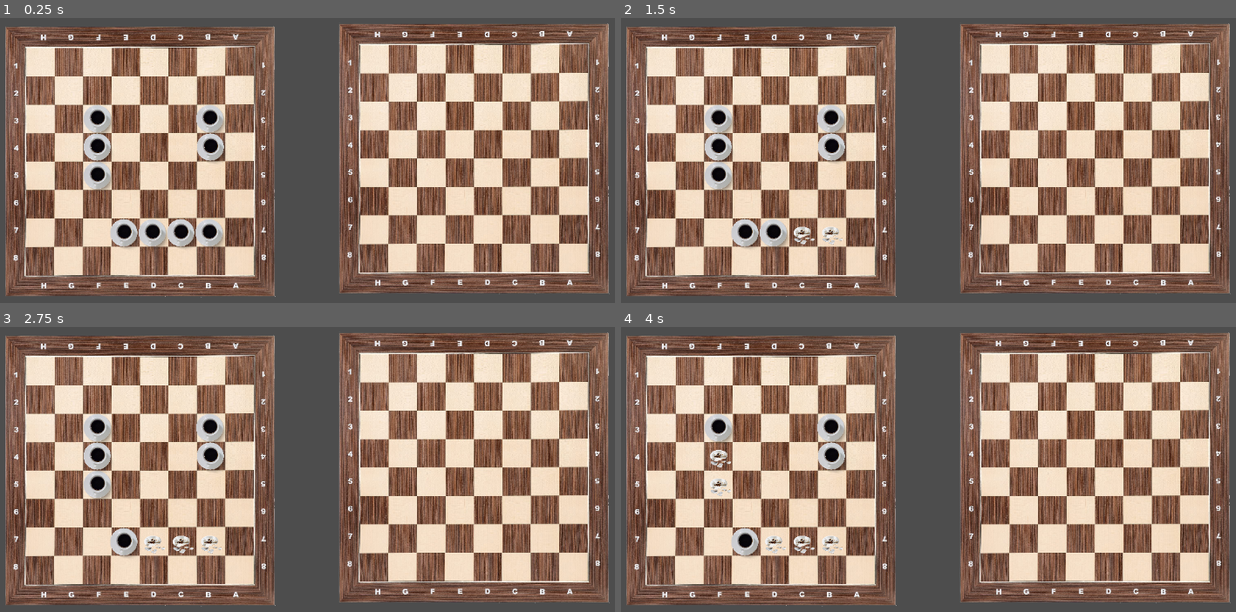
Above: before the commit, frames 1-4 (two rows, left to right).
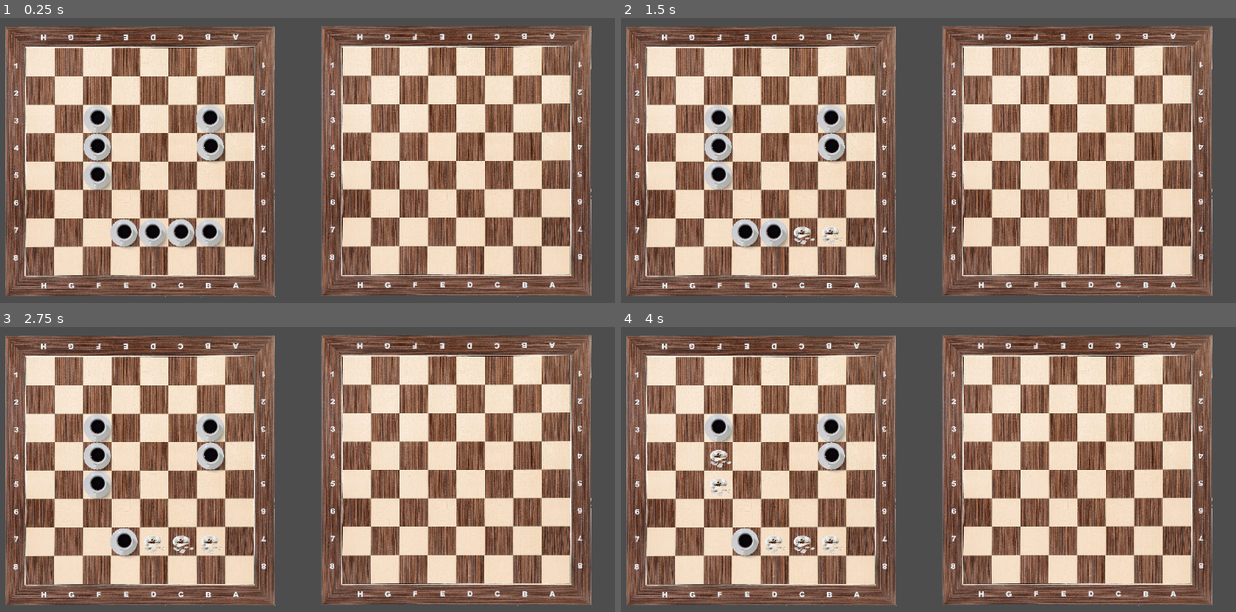
Above: after the commit, the same moments.

Repository: glaslan/battleship-prototype
Game: Godot game, scene res://main.tscn
The game is run twice, just before and just after one commit, with the same random seed, the same clock (stepped at 60 frames per second) and the same inputs.
Inputs (mouse positions are in pixels of both pictures, inside the frame that each line leads up to):
- Up to frame 1 (0.25 s): no input
- Up to frame 2 (1.5 s): tap Enter at 0.5 s; move the mouse to (830, 231) at 0.52 s; click (830, 231) at 0.67 s; tap Space at 1.25 s; move the mouse to (799, 231) at 1.27 s; click (799, 231) at 1.42 s
- Up to frame 3 (2.75 s): tap Enter at 2 s; move the mouse to (153, 540) at 2.02 s; click (153, 540) at 2.17 s
- Up to frame 4 (4 s): tap Space at 2.75 s; move the mouse to (719, 483) at 2.77 s; click (719, 483) at 2.92 s; tap Enter at 3.5 s; move the mouse to (719, 455) at 3.52 s; click (719, 455) at 3.67 s

The runs differ from the first frame. In frame 1, 32% of the frame differs, in the area x 52-100%, y 1-98%; in frame 2, 32%; in frame 3, 32%; in frame 4, 32%.

Commit message:
Add second board markers

Diff:
--- /dev/null
+++ b/project/board_op.tscn
@@ -0,0 +1,200 @@
+[gd_scene load_steps=3 format=3 uid="uid://dmdxl56mobfkq"]
+
+[ext_resource type="Texture2D" uid="uid://bl4nuyifmph0b" path="res://board.png" id="1_m24we"]
+[ext_resource type="PackedScene" uid="uid://dor7iup2d2636" path="res://clickable_marker.tscn" id="2_0cria"]
+
+[node name="BoardOp" type="Sprite2D"]
+scale = Vector2(0.33875, 0.33875)
+texture = ExtResource("1_m24we")
+
+[node name="ClickeableMarker" parent="." instance=ExtResource("2_0cria")]
+position = Vector2(-487.085, -484.133)
+
+[node name="ClickeableMarker2" parent="." instance=ExtResource("2_0cria")]
+position = Vector2(-348.339, -484.133)
+
+[node name="ClickeableMarker3" parent="." instance=ExtResource("2_0cria")]
+position = Vector2(-206.642, -484.133)
+
+[node name="ClickeableMarker4" parent="." instance=ExtResource("2_0cria")]
+position = Vector2(-67.8967, -487.085)
+
+[node name="ClickeableMarker5" parent="." instance=ExtResource("2_0cria")]
+position = Vector2(67.8967, -487.085)
+
+[node name="ClickeableMarker6" parent="." instance=ExtResource("2_0cria")]
+position = Vector2(209.594, -487.085)
+
+[node name="ClickeableMarker7" parent="." instance=ExtResource("2_0cria")]
+position = Vector2(348.34, -487.085)
+
+[node name="ClickeableMarker8" parent="." instance=ExtResource("2_0cria")]
+position = Vector2(487.085, -490.037)
+
+[node name="ClickeableMarker9" parent="." instance=ExtResource("2_0cria")]
+position = Vector2(-487.085, -345.387)
+
+[node name="ClickeableMarker10" parent="." instance=ExtResource("2_0cria")]
+position = Vector2(-348.339, -345.387)
+
+[node name="ClickeableMarker11" parent="." instance=ExtResource("2_0cria")]
+position = Vector2(-206.642, -345.387)
+
+[node name="ClickeableMarker12" parent="." instance=ExtResource("2_0cria")]
+position = Vector2(-67.8967, -348.339)
+
+[node name="ClickeableMarker13" parent="." instance=ExtResource("2_0cria")]
+position = Vector2(67.8967, -348.339)
+
+[node name="ClickeableMarker14" parent="." instance=ExtResource("2_0cria")]
+position = Vector2(209.594, -348.339)
+
+[node name="ClickeableMarker15" parent="." instance=ExtResource("2_0cria")]
+position = Vector2(348.34, -348.339)
+
+[node name="ClickeableMarker16" parent="." instance=ExtResource("2_0cria")]
+position = Vector2(487.085, -351.292)
+
+[node name="ClickeableMarker17" parent="." instance=ExtResource("2_0cria")]
+position = Vector2(-487.085, -206.642)
+
+[node name="ClickeableMarker18" parent="." instance=ExtResource("2_0cria")]
+position = Vector2(-348.339, -206.642)
+
+[node name="ClickeableMarker19" parent="." instance=ExtResource("2_0cria")]
+position = Vector2(-206.642, -206.642)
+
+[node name="ClickeableMarker20" parent="." instance=ExtResource("2_0cria")]
+position = Vector2(-67.8967, -209.594)
+
+[node name="ClickeableMarker21" parent="." instance=ExtResource("2_0cria")]
+position = Vector2(67.8967, -209.594)
+
+[node name="ClickeableMarker22" parent="." instance=ExtResource("2_0cria")]
+position = Vector2(209.594, -209.594)
+
+[node name="ClickeableMarker23" parent="." instance=ExtResource("2_0cria")]
+position = Vector2(348.34, -209.594)
+
+[node name="ClickeableMarker24" parent="." instance=ExtResource("2_0cria")]
+position = Vector2(487.085, -212.546)
+
+[node name="ClickeableMarker25" parent="." instance=ExtResource("2_0cria")]
+position = Vector2(-487.085, -70.8484)
+
+[node name="ClickeableMarker26" parent="." instance=ExtResource("2_0cria")]
+position = Vector2(-348.339, -70.8483)
+
+[node name="ClickeableMarker27" parent="." instance=ExtResource("2_0cria")]
+position = Vector2(-206.642, -70.8484)
+
+[node name="ClickeableMarker28" parent="." instance=ExtResource("2_0cria")]
+position = Vector2(-67.8967, -73.8006)
+
+[node name="ClickeableMarker29" parent="." instance=ExtResource("2_0cria")]
+position = Vector2(67.8967, -73.8006)
+
+[node name="ClickeableMarker30" parent="." instance=ExtResource("2_0cria")]
+position = Vector2(209.594, -73.8006)
+
+[node name="ClickeableMarker31" parent="." instance=ExtResource("2_0cria")]
+position = Vector2(348.34, -73.8006)
+
+[node name="ClickeableMarker32" parent="." instance=ExtResource("2_0cria")]
+position = Vector2(487.085, -76.7528)
+
+[node name="ClickeableMarker33" parent="." instance=ExtResource("2_0cria")]
+position = Vector2(-487.085, 70.849)
+
+[node name="ClickeableMarker34" parent="." instance=ExtResource("2_0cria")]
+position = Vector2(-348.339, 70.8492)
+
+[node name="ClickeableMarker35" parent="." instance=ExtResource("2_0cria")]
+position = Vector2(-206.642, 70.849)
+
+[node name="ClickeableMarker36" parent="." instance=ExtResource("2_0cria")]
+position = Vector2(-67.8967, 67.8969)
+
+[node name="ClickeableMarker37" parent="." instance=ExtResource("2_0cria")]
+position = Vector2(67.8967, 67.8969)
+
+[node name="ClickeableMarker38" parent="." instance=ExtResource("2_0cria")]
+position = Vector2(209.594, 67.8968)
+
+[node name="ClickeableMarker39" parent="." instance=ExtResource("2_0cria")]
+position = Vector2(348.34, 67.8968)
+
+[node name="ClickeableMarker40" parent="." instance=ExtResource("2_0cria")]
+position = Vector2(487.085, 64.9447)
+
+[node name="ClickeableMarker41" parent="." instance=ExtResource("2_0cria")]
+position = Vector2(-487.085, 209.594)
+
+[node name="ClickeableMarker42" parent="." instance=ExtResource("2_0cria")]
+position = Vector2(-348.339, 209.595)
+
+[node name="ClickeableMarker43" parent="." instance=ExtResource("2_0cria")]
+position = Vector2(-206.642, 209.594)
+
+[node name="ClickeableMarker44" parent="." instance=ExtResource("2_0cria")]
+position = Vector2(-67.8967, 206.642)
+
+[node name="ClickeableMarker45" parent="." instance=ExtResource("2_0cria")]
+position = Vector2(67.8967, 206.642)
+
+[node name="ClickeableMarker46" parent="." instance=ExtResource("2_0cria")]
+position = Vector2(209.594, 206.642)
+
+[node name="ClickeableMarker47" parent="." instance=ExtResource("2_0cria")]
+position = Vector2(348.34, 206.642)
+
+[node name="ClickeableMarker48" parent="." instance=ExtResource("2_0cria")]
+position = Vector2(487.085, 203.69)
+
+[node name="ClickeableMarker49" parent="." instance=ExtResource("2_0cria")]
+position = Vector2(-487.085, 348.34)
+
+[node name="ClickeableMarker50" parent="." instance=ExtResource("2_0cria")]
+position = Vector2(-348.339, 348.34)
+
+[node name="ClickeableMarker51" parent="." instance=ExtResource("2_0cria")]
+position = Vector2(-206.642, 348.34)
+
+[node name="ClickeableMarker52" parent="." instance=ExtResource("2_0cria")]
+position = Vector2(-67.8967, 345.388)
+
+[node name="ClickeableMarker53" parent="." instance=ExtResource("2_0cria")]
+position = Vector2(67.8967, 345.388)
+
+[node name="ClickeableMarker54" parent="." instance=ExtResource("2_0cria")]
+position = Vector2(209.594, 345.388)
+
+[node name="ClickeableMarker55" parent="." instance=ExtResource("2_0cria")]
+position = Vector2(348.34, 345.388)
+
+[node name="ClickeableMarker56" parent="." instance=ExtResource("2_0cria")]
+position = Vector2(487.085, 342.435)
+
+[node name="ClickeableMarker57" parent="." instance=ExtResource("2_0cria")]
+position = Vector2(-484.133, 490.037)
+
+[node name="ClickeableMarker58" parent="." instance=ExtResource("2_0cria")]
+position = Vector2(-345.387, 490.037)
+
+[node name="ClickeableMarker59" parent="." instance=ExtResource("2_0cria")]
+position = Vector2(-203.69, 490.037)
+
+[node name="ClickeableMarker60" parent="." instance=ExtResource("2_0cria")]
+position = Vector2(-64.9446, 487.085)
+
+[node name="ClickeableMarker61" parent="." instance=ExtResource("2_0cria")]
+position = Vector2(70.8487, 487.085)
+
+[node name="ClickeableMarker62" parent="." instance=ExtResource("2_0cria")]
+position = Vector2(212.546, 487.085)
+
+[node name="ClickeableMarker63" parent="." instance=ExtResource("2_0cria")]
+position = Vector2(351.292, 487.085)
+
+[node name="ClickeableMarker64" parent="." instance=ExtResource("2_0cria")]
+position = Vector2(490.037, 484.133)
--- /dev/null
+++ b/project/clickable_marker.gd
@@ -0,0 +1,42 @@
+extends Area2D
+
+@export var isClicked : bool = false
+signal clicked
+@export var X : Line2D
+@export var O : Line2D
+@export var click1Audio : AudioStream
+@export var click2Audio : AudioStream
+@export var soundPlayer : AudioStreamPlayer2D
+
+# Called when the node enters the scene tree for the first time.
+func _ready() -> void:
+	X.hide()
+	O.hide()
+	if get_child_count() > 0 and get_child(0) is CollisionShape2D:
+		input_event.connect(_on_collision_shape_input_event)
+	else:
+		push_error("Area2D must have a CollisionShape2D child to detect clicks.")
+
+
+func _on_collision_shape_input_event(viewport, event, shape_idx):
+	# Check if the event is a mouse button press.
+	if event is InputEventMouseButton:
+		# Ensure it's the left mouse button and it's pressed (not released).
+		if event.button_index == MOUSE_BUTTON_LEFT and event.pressed:
+			# Emit the clicked signal.  Any script connected to this
+			# Area2D's "clicked" signal will be notified.
+			clicked.emit()
+			isClicked = true
+			X.show()
+			soundPlayer.stream = click1Audio
+			soundPlayer.play()
+			print("Area2D X clicked!") # For debugging.
+		if event.button_index == MOUSE_BUTTON_RIGHT and event.pressed:
+			# Emit the clicked signal.  Any script connected to this
+			# Area2D's "clicked" signal will be notified.
+			clicked.emit()
+			isClicked = true
+			O.show()
+			soundPlayer.stream = click2Audio
+			soundPlayer.play()
+			print("Area2D O clicked!") # For debugging.
--- /dev/null
+++ b/project/clickable_marker.tscn
@@ -0,0 +1,30 @@
+[gd_scene load_steps=5 format=3 uid="uid://dor7iup2d2636"]
+
+[ext_resource type="Script" path="res://clickable_marker.gd" id="1_m0dk3"]
+[ext_resource type="AudioStream" uid="uid://cvgvq2xq17px8" path="res://click.wav" id="2_uvvy4"]
+[ext_resource type="AudioStream" uid="uid://c288bjkp6qi4u" path="res://click2.wav" id="3_x20vl"]
+
+[sub_resource type="RectangleShape2D" id="RectangleShape2D_oj04a"]
+size = Vector2(137.841, 137.841)
+
+[node name="ClickableMarker" type="Area2D" node_paths=PackedStringArray("X", "O", "soundPlayer")]
+script = ExtResource("1_m0dk3")
+X = NodePath("X")
+O = NodePath("O")
+click1Audio = ExtResource("2_uvvy4")
+click2Audio = ExtResource("3_x20vl")
+soundPlayer = NodePath("AudioStreamPlayer2D")
+
+[node name="CollisionShape2D" type="CollisionShape2D" parent="."]
+shape = SubResource("RectangleShape2D_oj04a")
+
+[node name="X" type="Line2D" parent="."]
+points = PackedVector2Array(-61, -63, 61, 61, 1, 0, -60, 58, 61, -59)
+default_color = Color(0, 0, 0, 1)
+
+[node name="O" type="Line2D" parent="."]
+points = PackedVector2Array(-38, -58, 23, -60, 53, -22, 48, 29, -2, 53, -47, 34, -56, -2)
+closed = true
+default_color = Color(0, 0, 0, 1)
+
+[node name="AudioStreamPlayer2D" type="AudioStreamPlayer2D" parent="."]
--- a/project/main.tscn
+++ b/project/main.tscn
@@ -1,7 +1,8 @@
-[gd_scene load_steps=3 format=3 uid="uid://csk0qms2tfi36"]
+[gd_scene load_steps=4 format=3 uid="uid://csk0qms2tfi36"]
 
 [ext_resource type="Texture2D" uid="uid://bl4nuyifmph0b" path="res://board.png" id="1_brld3"]
 [ext_resource type="PackedScene" uid="uid://hyx2qfvdc0pk" path="res://mug.tscn" id="2_gfxne"]
+[ext_resource type="PackedScene" uid="uid://dmdxl56mobfkq" path="res://board_op.tscn" id="2_hohnt"]
 
 [node name="Main" type="Node"]
 
@@ -10,10 +11,8 @@
 scale = Vector2(0.33875, 0.33875)
 texture = ExtResource("1_brld3")
 
-[node name="BoardOp" type="Sprite2D" parent="."]
-position = Vector2(831, 315)
-scale = Vector2(0.33875, 0.33875)
-texture = ExtResource("1_brld3")
+[node name="BoardOp" parent="." instance=ExtResource("2_hohnt")]
+position = Vector2(802, 319)
 
 [node name="Mugs" type="Node" parent="."]
 
Not shown, added: project/click.wav.import
Not shown, added: project/click2.wav.import
Not shown, added: project/click.wav
Not shown, added: project/click2.wav
